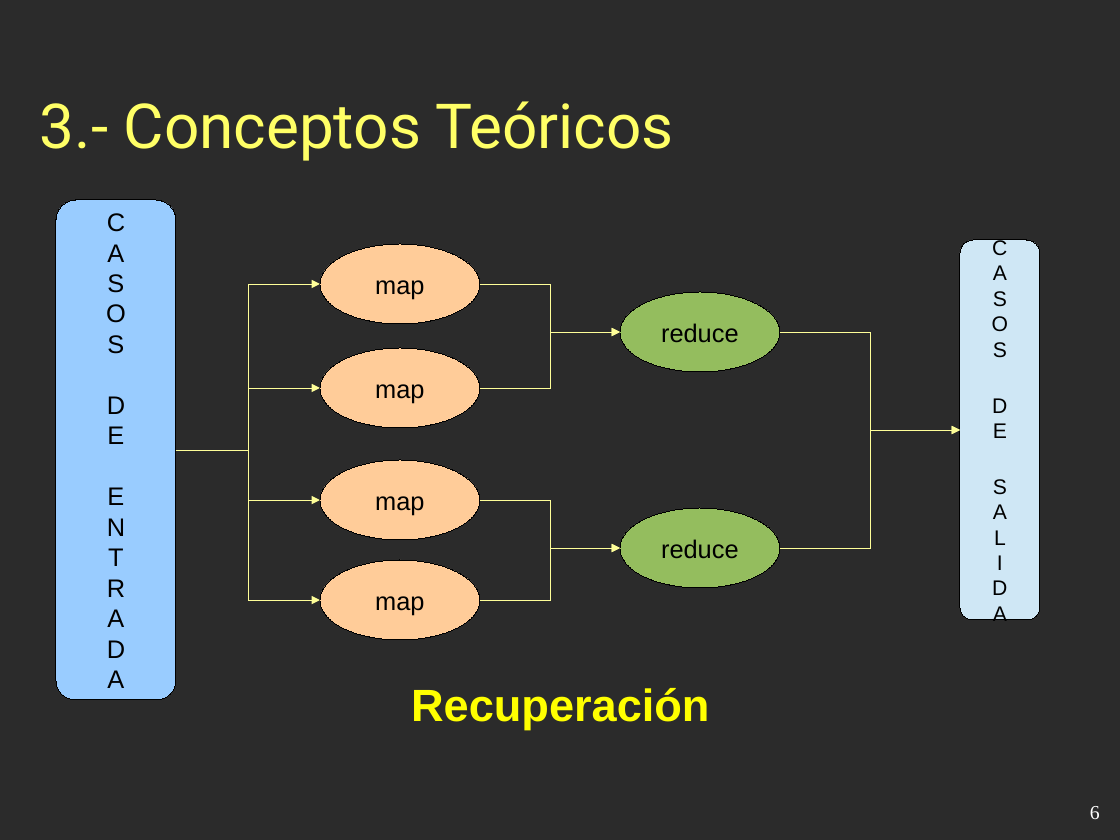
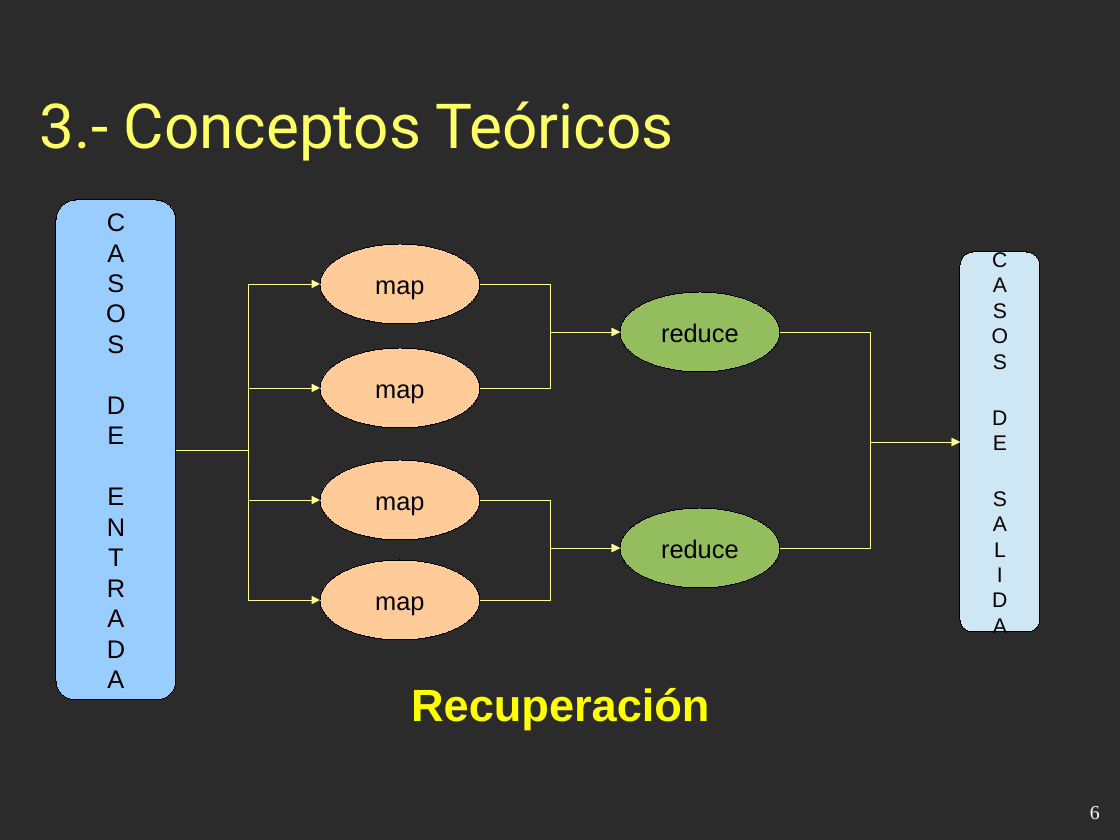
Before and after one commit to esbaixauli/proyecto-ii-ubu, a slide deck: slide 6 of trunk/Documentación/Presentación.odp. Drawn at 1120x840 pixels with LibreOffice and Linux fonts; fonts in the diff are those of the drawing; background and template pictures are left out; a plain dark background stands for a picture behind light text. Boxes give left, top, right and bottom in pixels: in the first picture for what was removed or moved away, otherwise in the second. Text is boxed around its words. In the diff, an @@ line names an element or a change of style, - is before the commit and + after.

```diff
--- a/trunk/Documentación/Presentación.odp
+++ b/trunk/Documentación/Presentación.odp
@@ freeform shape "C": place and size @@
-freeform shape "C" at [960, 240, 1041, 620]
+freeform shape "C" at [960, 252, 1041, 632]
@@ elbow arrow moved from (781, 332) - (960, 430) to (781, 332) - (960, 442) @@
@@ elbow arrow moved from (781, 548) - (960, 430) to (781, 548) - (960, 442) @@
```
Also in this commit, not shown: 8 other slides changed.
